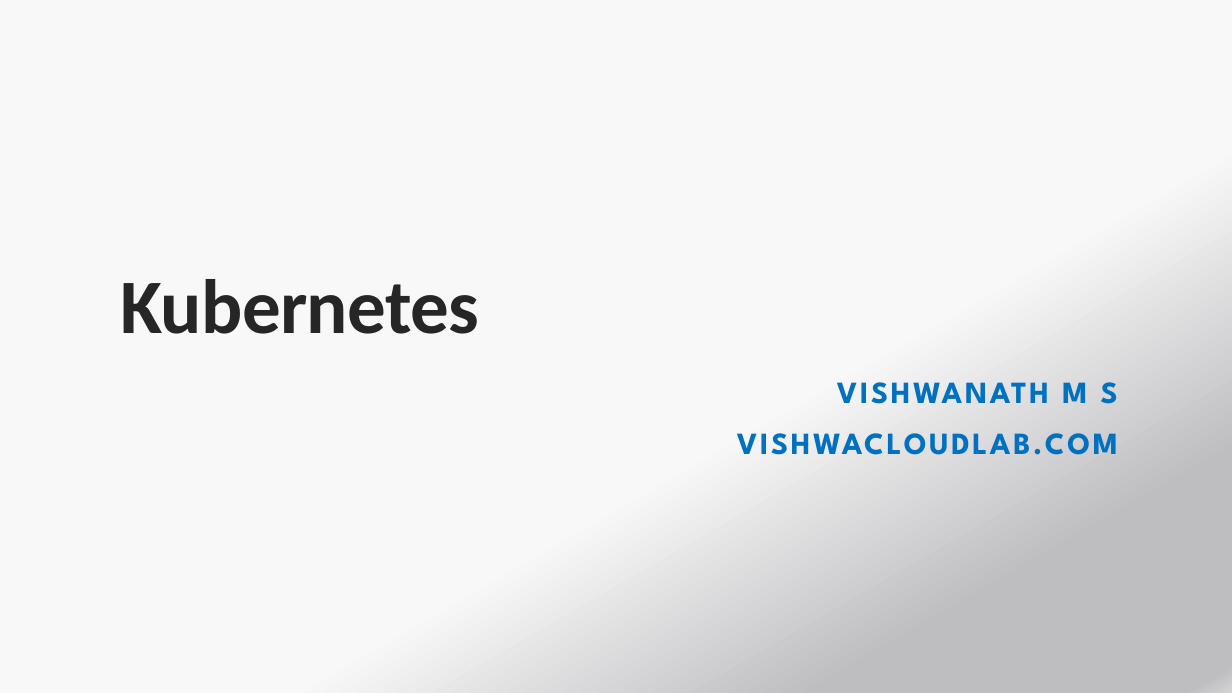
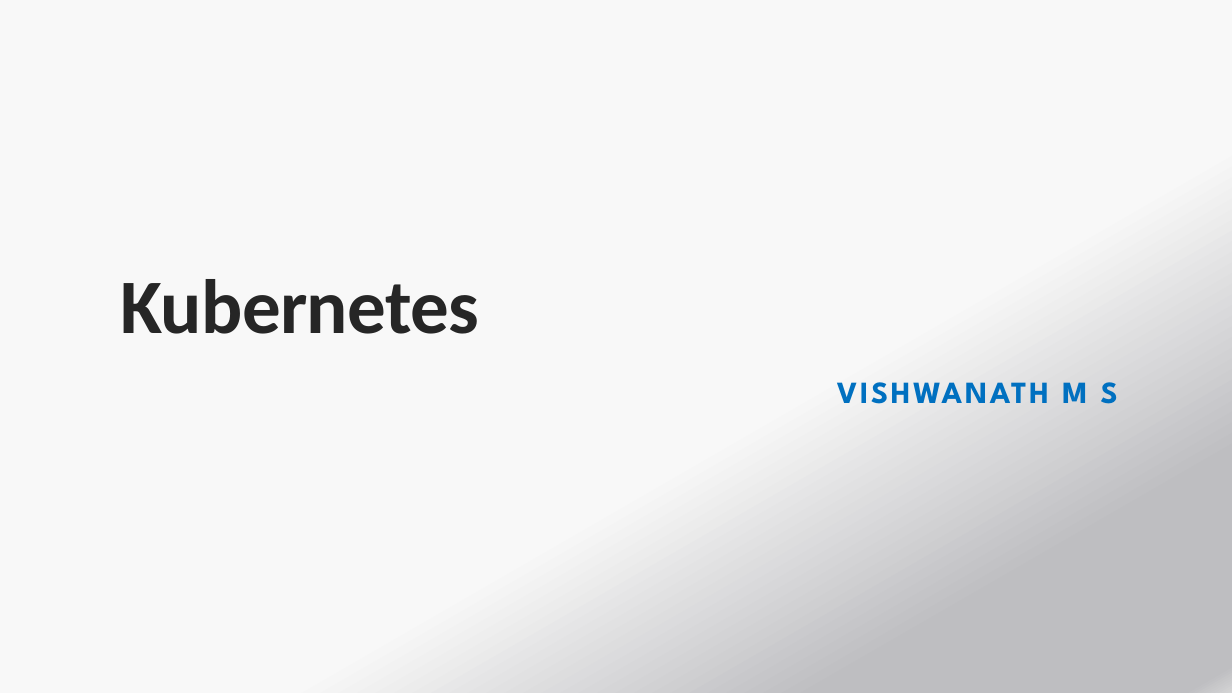
Before and after one commit to payalb/niit-25-aug-25, a slide deck: slide 1 of D3/PPT01-Kubernetes.pptx. Drawn at 1232x693 pixels with LibreOffice and Linux fonts; fonts in the diff are those of the drawing. Boxes give left, top, right and bottom in pixels: in the first picture for what was removed or moved away, otherwise in the second. Text is boxed around its words. In the diff, an @@ line names an element or a change of style, - is before the commit and + after.

```diff
--- a/D3/PPT01-Kubernetes.pptx
+++ b/D3/PPT01-Kubernetes.pptx
@@ subtitle at [737, 433, 1118, 455]: paragraph removed @@
-VISHWACLOUDLAB.COM
```
Also in this commit, not shown: 19 other slides changed, 12 other files.
